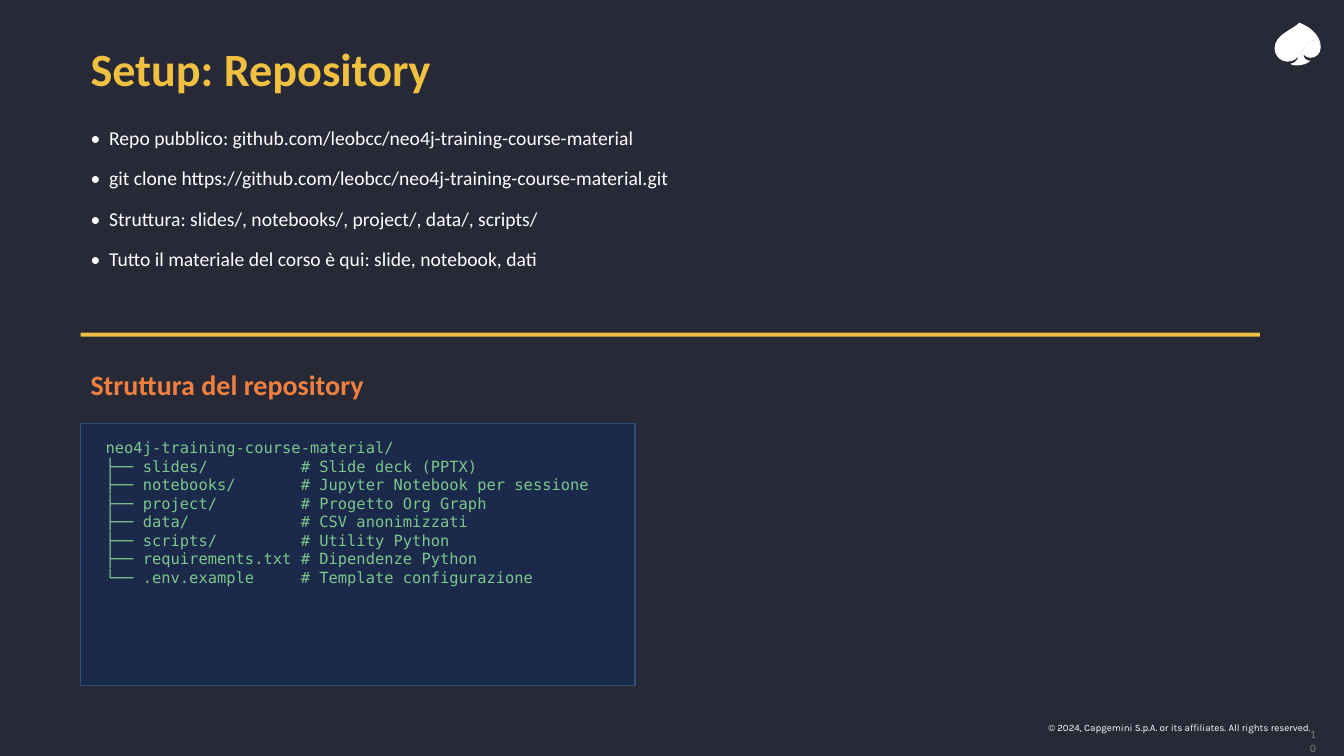
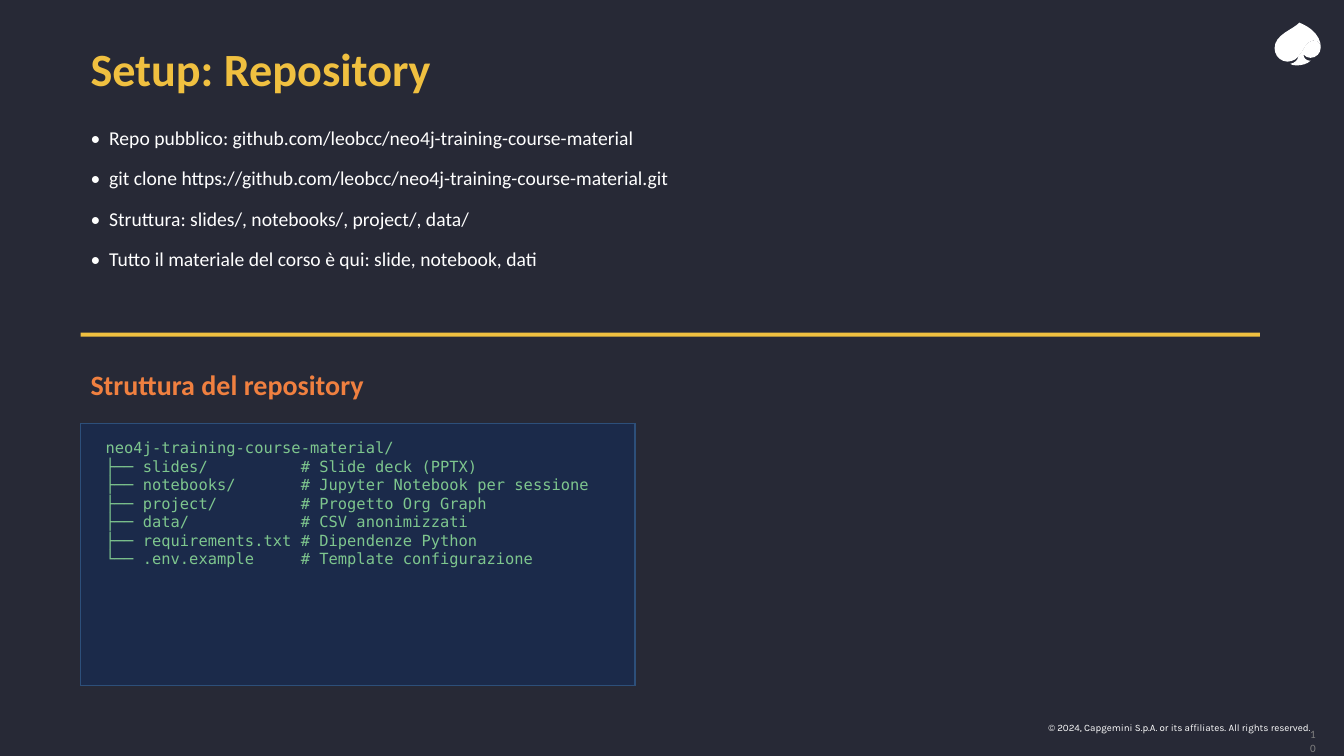
Before and after one commit to leobcc/neo4j-training-course-material, a slide deck: slide 10 of slides/course_outline/introduction.pptx. Drawn at 1344x756 pixels with LibreOffice and Linux fonts; fonts in the diff are those of the drawing. Boxes give left, top, right and bottom in pixels: in the first picture for what was removed or moved away, otherwise in the second. Text is boxed around its words. In the diff, an @@ line names an element or a change of style, - is before the commit and + after.

```diff
--- a/slides/course_outline/introduction.pptx
+++ b/slides/course_outline/introduction.pptx
@@ text at <box>109,212,469,230</box>: text changed @@
-• Struttura: slides/, notebooks/, project/, data/, scripts/
+• Struttura: slides/, notebooks/, project/, data/
@@ text at <box>106,441,588,568</box>: text changed @@
-neo4j-training-course-material/
-├── slides/ # Slide deck (PPTX)
-├── notebooks/ # Jupyter Notebook per sessione
-├── project/ # Progetto Org Graph
-├── data/ # CSV anonimizzati
-├── scripts/ # Utility Python
-├── requirements.txt # Dipendenze Python
-└── .env.example # Template configurazione
+neo4j-training-course-material/
+├── slides/ # Slide deck (PPTX)
+├── notebooks/ # Jupyter Notebook per sessione
+├── project/ # Progetto Org Graph
+├── data/ # CSV anonimizzati
+├── requirements.txt # Dipendenze Python
+└── .env.example # Template configurazione
```
Also in this commit, not shown: 4 other slides changed.
